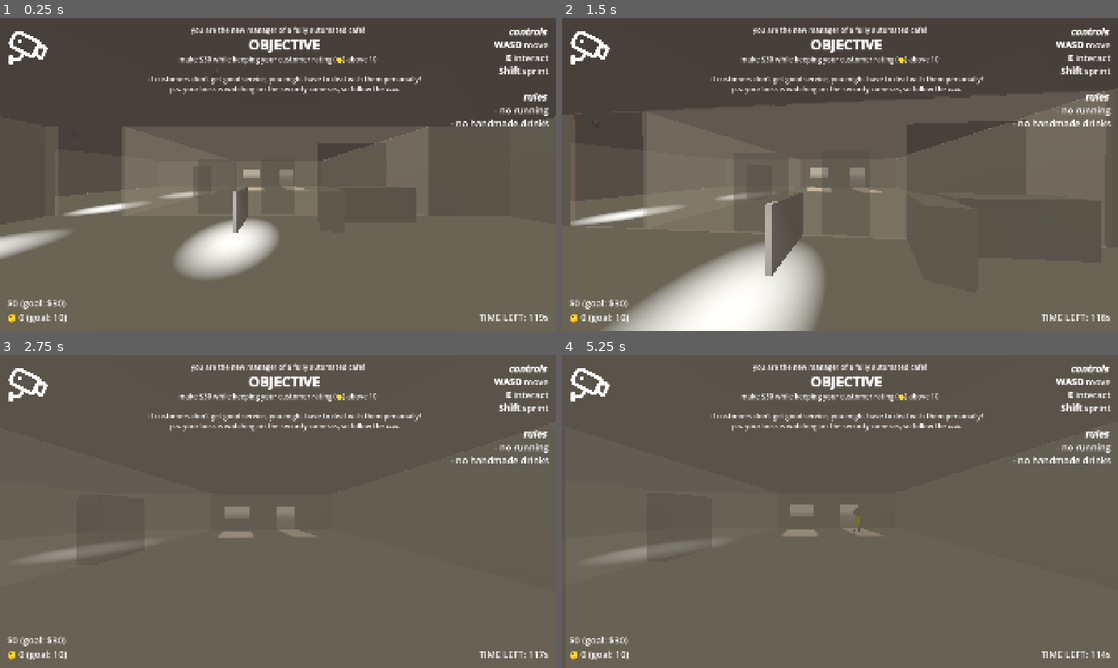
Above: before the commit, frames 1-4 (two rows, left to right).
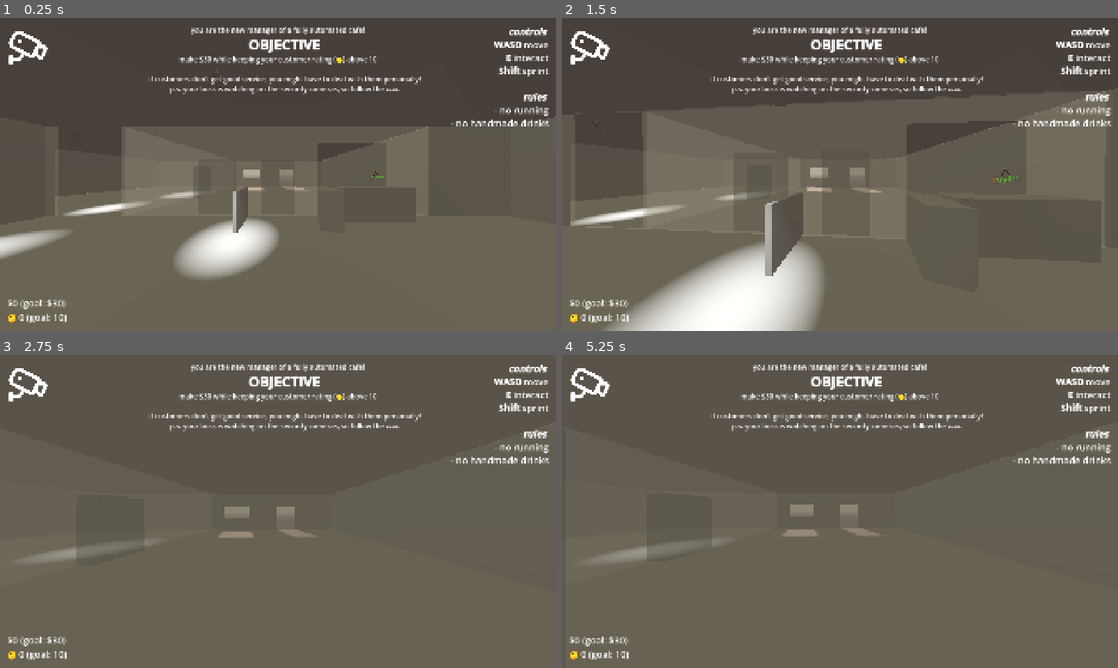
Above: after the commit, the same moments.

Repository: Sunday-Studio-Team/cafe
Game: Godot game, scene res://main.tscn
Two runs of this game, one before a commit and one after it. Both use one fixed random seed, a clock stepped at 60 frames per second and the inputs below.
Inputs (mouse positions are in pixels of both pictures, inside the frame that each line leads up to):
- Up to frame 1 (0.25 s): no input
- Up to frame 2 (1.5 s): move the mouse to (867, 174) at 0.52 s; hold E (interact) 0.53-1.28 s; hold W (move_forward) from 0.53 s (still down); move the mouse to (812, 174) at 1.27 s; tap E (interact) at 1.35 s
- Up to frame 3 (2.75 s): keep holding W (move_forward); move the mouse to (289, 505) at 2.02 s; hold Shift (sprint) from 2.03 s (still down); tap E (interact) at 2.3 s
- Up to frame 4 (5.25 s): keep holding W (move_forward); tap Enter at 2.75, 4.25 s; move the mouse to (834, 517) at 2.77 s; release Shift (sprint) at 2.78 s; tap I at 2.85 s; tap E (interact) at 3.05, 4.35 s; tap Space at 3.5, 5 s; move the mouse to (878, 514) at 3.52 s; hold E (interact) 3.53-4.28 s; move the mouse to (795, 508) at 4.27 s; move the mouse to (845, 511) at 5.02 s; hold Shift (sprint) from 5.03 s (still down)

The runs differ from the first frame. In frame 1, 0.2% of the frame differs, in the area x 66-99%, y 48-97%; in frame 2, 0.2%; in frame 3, 0.1%; in frame 4, 0.2%, in the area x 52-99%, y 48-97%.

Commit message:
add button to start shift

Diff:
--- a/godot/events.gd
+++ b/godot/events.gd
@@ -1,6 +1,7 @@
 extends Node
 
 @warning_ignore_start("unused_signal")
+signal shift_started
 signal customer_entered
 # NOTE: sorry for all these weird signals that pass the customer
 # i think thers probably nicer ways to do this lol
--- a/godot/main.gd
+++ b/godot/main.gd
@@ -19,6 +19,7 @@
 	customer_spawn_timer.timeout.connect(_on_customer_spawn_timer_timeout)
 	game_timer.timeout.connect(_on_game_timer_timeout)
 
+	Events.shift_started.connect(_on_shift_started)
 	Events.customer_approached_machine.connect(_on_customer_approached_machine)
 
 	#Connect minigame
@@ -73,3 +74,8 @@
 #Player regains all regular controls etc
 func _on_minigame_end():
 	minigame_controller.close_game()
+
+
+func _on_shift_started():
+	game_timer.start()
+	customer_spawn_timer.start()
--- a/godot/main.tscn
+++ b/godot/main.tscn
@@ -6,6 +6,7 @@
 [ext_resource type="PackedScene" uid="uid://c01lyg34g6sxd" path="res://player.tscn" id="4_1bvp3"]
 [ext_resource type="PackedScene" uid="uid://dm7kt8nyip6tb" path="res://window.tscn" id="4_272bh"]
 [ext_resource type="Script" uid="uid://mf7n2lw6ea0i" path="res://ui.gd" id="5_lquwl"]
+[ext_resource type="PackedScene" uid="uid://by5ndd0lvwdiv" path="res://open_close_sign.tscn" id="6_w48qg"]
 [ext_resource type="AudioStream" uid="uid://b81yrkbyintns" path="res://audio/money.wav" id="7_5vw27"]
 [ext_resource type="Texture2D" uid="uid://bieg4r5p475q3" path="res://sprites/cctv.png" id="7_ycdy4"]
 [ext_resource type="AudioStream" uid="uid://dwjqoo54k3ixw" path="res://audio/points_gain.wav" id="8_4c57u"]
@@ -206,14 +207,15 @@
 [node name="SpotLight3D" parent="SecurityCam4" index="0" unique_id=1348601655]
 spot_angle = 30.0
 
+[node name="OpenCloseSign" parent="." unique_id=1352342917 instance=ExtResource("6_w48qg")]
+transform = Transform3D(-0.9873115, -0.15879568, -8.742278e-08, -0.15879568, 0.9873115, 0, 8.631351e-08, 1.3882359e-08, -1, 3.216614, 1.3069857, 4.425891)
+
 [node name="CustomerSpawnTimer" type="Timer" parent="." unique_id=785760779]
 wait_time = 5.0
-autostart = true
 
 [node name="GameTimer" type="Timer" parent="." unique_id=1146845976]
 wait_time = 120.0
 one_shot = true
-autostart = true
 
 [node name="Player" parent="." unique_id=1025923804 instance=ExtResource("4_1bvp3")]
 transform = Transform3D(1, 0, 0, 0, 1, 0, 0, 0, 1, 0, 0, 8)
--- /dev/null
+++ b/godot/open_close_sign.tscn
@@ -0,0 +1,73 @@
+[gd_scene format=3 uid="uid://by5ndd0lvwdiv"]
+
+[ext_resource type="Script" uid="uid://c0nsltcnkwb8t" path="res://open_closed_sign.gd" id="1_jq31d"]
+
+[sub_resource type="StandardMaterial3D" id="StandardMaterial3D_rxk5n"]
+albedo_color = Color(0.99957997, 0.5919275, 0.47328472, 1)
+
+[sub_resource type="TextMesh" id="TextMesh_vu0xl"]
+material = SubResource("StandardMaterial3D_rxk5n")
+text = "closed"
+depth = 0.01
+
+[sub_resource type="StandardMaterial3D" id="StandardMaterial3D_jm0q7"]
+albedo_color = Color(0.5647059, 1, 0.43529412, 1)
+
+[sub_resource type="TextMesh" id="TextMesh_1xpwx"]
+material = SubResource("StandardMaterial3D_jm0q7")
+text = "open"
+depth = 0.01
+
+[sub_resource type="BoxMesh" id="BoxMesh_dju1t"]
+size = Vector3(0.45, 0.15, 0.01)
+
+[sub_resource type="StandardMaterial3D" id="StandardMaterial3D_whkqc"]
+albedo_color = Color(0.41515717, 0.25121698, 0.06559155, 1)
+
+[sub_resource type="CylinderMesh" id="CylinderMesh_wbp8u"]
+material = SubResource("StandardMaterial3D_whkqc")
+top_radius = 0.01
+bottom_radius = 0.01
+height = 0.15
+
+[sub_resource type="CylinderMesh" id="CylinderMesh_bpwws"]
+top_radius = 0.01
+bottom_radius = 0.01
+height = 0.05
+
+[sub_resource type="BoxShape3D" id="BoxShape3D_jq31d"]
+size = Vector3(0.5, 0.5, 0.5)
+
+[node name="OpenCloseSign" type="Area3D" unique_id=1352342917 node_paths=PackedStringArray("mesh")]
+script = ExtResource("1_jq31d")
+display_name = "start shift"
+mesh = NodePath("Model/Sign")
+metadata/_custom_type_script = "uid://cku66354bxktd"
+
+[node name="Model" type="Node3D" parent="." unique_id=1777842618]
+
+[node name="Closed" type="MeshInstance3D" parent="Model" unique_id=1595451907]
+transform = Transform3D(1, 0, 0, 0, 1, 0, 0, 0, 1, 0, 0, 0.00962235)
+mesh = SubResource("TextMesh_vu0xl")
+
+[node name="Open" type="MeshInstance3D" parent="Model" unique_id=1318186677]
+transform = Transform3D(-1, 0, 8.742278e-08, 0, 1, 0, -8.742278e-08, 0, -1, 0, 0.019794166, -0.006853506)
+mesh = SubResource("TextMesh_1xpwx")
+
+[node name="Sign" type="MeshInstance3D" parent="Model" unique_id=1043669756]
+mesh = SubResource("BoxMesh_dju1t")
+
+[node name="String" type="MeshInstance3D" parent="Model" unique_id=54815243]
+transform = Transform3D(0.8399515, 0.5426614, 0, -0.5426614, 0.8399515, 0, 0, 0, 1, -0.03186643, 0.14003932, 0)
+mesh = SubResource("CylinderMesh_wbp8u")
+
+[node name="String2" type="MeshInstance3D" parent="Model" unique_id=384346195]
+transform = Transform3D(-0.8399515, -0.5426614, -8.742278e-08, -0.5426614, 0.8399515, 0, 7.34309e-08, 4.744097e-08, -1, 0.040038973, 0.14003932, 0)
+mesh = SubResource("CylinderMesh_wbp8u")
+
+[node name="Pin" type="MeshInstance3D" parent="Model" unique_id=2048239407]
+transform = Transform3D(1, 0, 0, 0, -4.371139e-08, -1, 0, 1, -4.371139e-08, 0, 0.19728023, 0)
+mesh = SubResource("CylinderMesh_bpwws")
+
+[node name="CollisionShape3D" type="CollisionShape3D" parent="." unique_id=668432471]
+shape = SubResource("BoxShape3D_jq31d")
--- /dev/null
+++ b/godot/open_closed_sign.gd
@@ -0,0 +1,8 @@
+extends Interactable
+
+
+func _on_interacted() -> void:
+	super()
+	enabled = false
+	Events.shift_started.emit()
+	rotation_degrees.y += 180
--- a/godot/ui.gd
+++ b/godot/ui.gd
@@ -62,7 +62,8 @@
 
 
 func update_time_indicator() -> void:
-	time_left_label.text = "TIME LEFT: %ss" % int(game_timer.time_left)
+	time_left_label.visible = not game_timer.is_stopped()
+	time_left_label.text = "TIME LEFT IN SHIFT: %ss" % int(game_timer.time_left)
 
 
 func update_interactable_ui() -> void:
Not shown, added: godot/open_closed_sign.gd.uid
Not shown, changed: godot/todo.md
